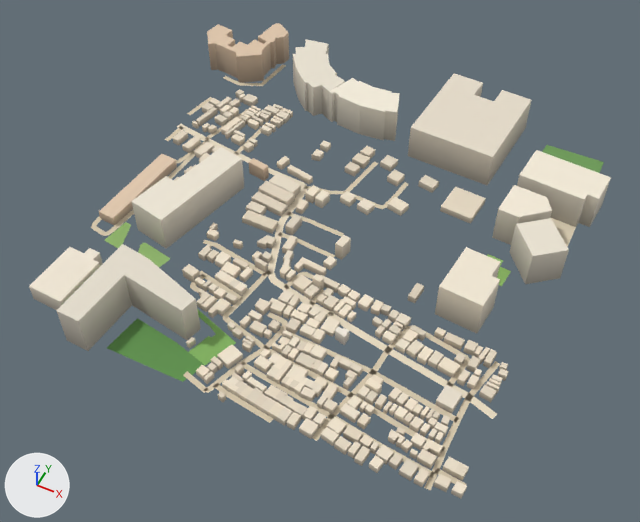
Two versions of the glTF model public/assets/bengaluru-region-v1/tiles/t21_-12-l1.glb, one commit apart.
Both versions are drawn from a camera (50 mm lens) standing at (11053.0, -6379.0, 726.0) and looking at (10756.0, -5784.0, -18.0). Arrows for +X, +Y and +Z are at lower left; the lights stay in place. The older version comes first. Vertices at exactly the same position are counted once.

The first picture shows 'building', 'ground'.
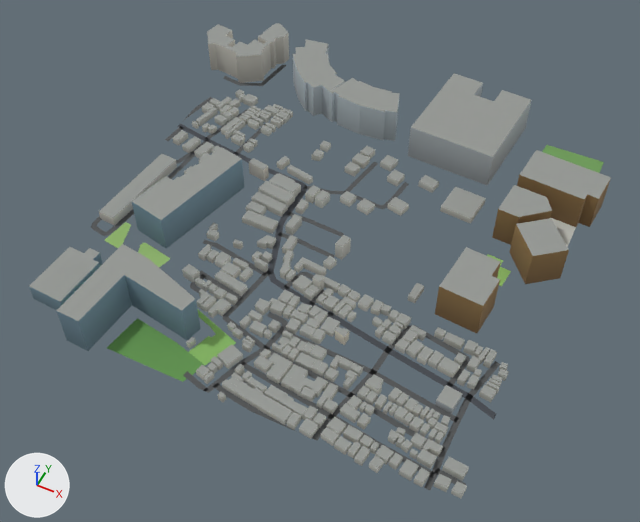
Changed parts and their boxes (x1, y1, x2, y2) in the pictures (640 x 522 px; the box of a moved part takes in the faces that stretch with it):
part 1 of me_building, recoloured (darker): (29, 23, 611, 497) in both
part 2 of me_ground, moved or reshaped: (104, 64, 286, 236) in both
part 3 of me_ground, moved or reshaped: before (183, 256, 497, 490); after (183, 256, 496, 490)
part 4 of me_ground, moved or reshaped: (283, 174, 307, 187) in both
part 5 of me_ground, recoloured: (91, 64, 576, 485) in both

What changed in the scene script:
```text
Change me_building:
    used by ob_building; location = (10500.0, -6000.0, 0.0)
    remove me_building.from_pydata(...)  # 2717 vertices, 3634 faces; spans x -41.0..517.0, y -11.0..532.0, z 0.0..49.0
    add me_building.from_pydata(...)  # 2717 vertices, 4414 faces; spans x -41.0..517.0, y -11.0..532.0, z 0.0..49.0
    me_building part 1: 3634 kept faces spanning x -41.0..517.0, y -11.0..532.0, z 0.0..49.0 get new vertex colours
Change me_ground:
    used by ob_ground; location = (10500.0, -6000.0, 0.0)
    verts and faces of me_ground; kept vertices keep their numbers, new ones are numbered from 509
    before: 345 (189.0, 296.0, 1.0), 346 (191.0, 304.0, 1.0) at pixel (303, 182)
    remove me_ground.from_pydata(...)  # 509 vertices, 441 faces; spans x -3.0..501.0, y -3.0..500.0, z 1.0
    add me_ground.from_pydata(...)  # 516 vertices, 446 faces; spans x 0.0..500.0, y 0.0..500.0, z 1.0
    me_ground part 2
    1 vertex is removed from x -1.0, y 324.0, z 1.0
    8 faces are deleted
    9 vertices move from x -3.0..60.0, y 266.0..474.0, z 1.0 to x 0.0..61.0, y 264.0..485.0, z 1.0
    2 vertices are added at (0.0, 298.0, 1.0), (0.0, 332.0, 1.0)
    9 new faces join them
    me_ground part 3
    11 vertices are removed from x 154.0..457.0, y -2.0..154.0, z 1.0
    31 faces are deleted
    12 vertices move from x 211.0..501.0, y -3.0..165.0, z 1.0 to x 210.0..500.0, y 0.0..165.0, z 1.0
    17 vertices are added at x 154.0..500.0, y 0.0..153.0, z 1.0
    35 new faces join them
    me_ground part 4
    add verts[346] = (191.0, 303.0, 1.0)  # moved, pixel (303, 183)
    add verts[345] = (189.0, 297.0, 1.0)  # moved
    me_ground part 5: 317 kept faces spanning x 0.0..500.0, y 0.0..500.0, z 1.0 get new vertex colours; the middle colour goes from beige #d7c9ae to dark grey #535556
```
